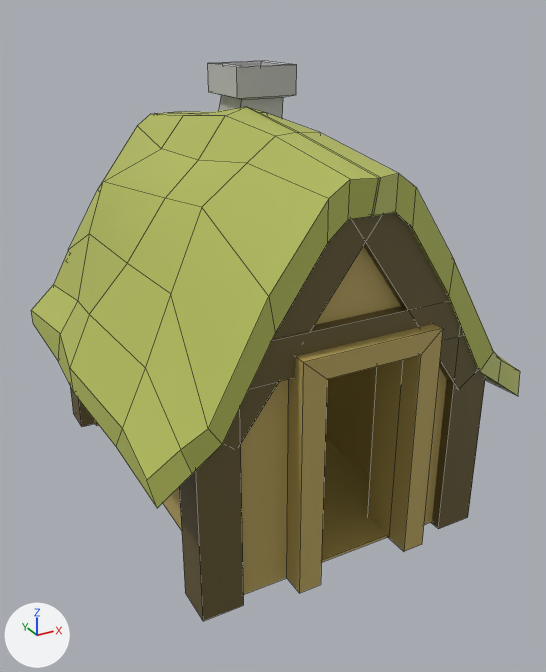
What one commit did to the FBX model Assets/Meshes/House.fbx.
The view is the same before and after, from a 50 mm camera at (-0.0628, -0.1234, 0.0889) aimed at (0.0011, -0.0073, 0.0309). Lighting does not change. The marker at lower left points along +X, +Y and +Z. Mesh edges are drawn as thin lines. Where no turn or scale is listed for an object, it has been applied to the vertices. Vertices at the same position are counted once.
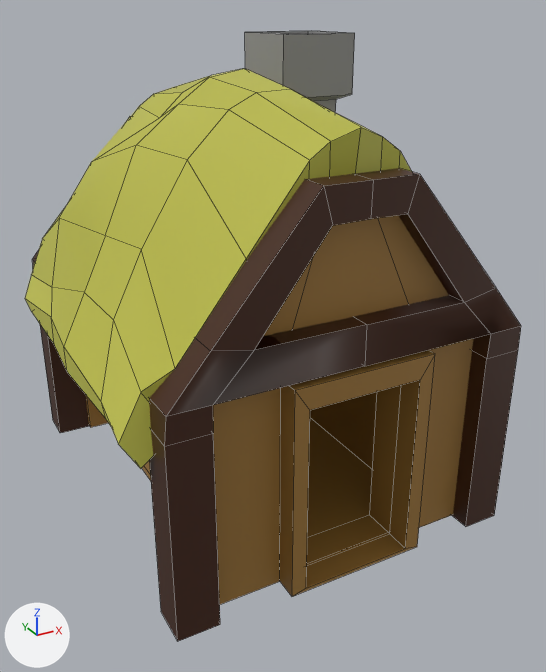
What changed in the scene script:
```text
Add img_objecttexture_png:
    img_objecttexture_png = load_image('ObjectTexture.png', '../Textures/ObjectTexture.png', 256, 256, 'sRGB')
Add mat_genericobject:
    mat_genericobject = principled_material('GenericObject')
    mat_genericobject.texture = img_objecttexture_png
Change me_mesh:
    used by ob_pcube21; location = (0.0, -0.0008, 0.0011)
    remove me_mesh.from_pydata(...)  # 328 vertices, 284 faces; spans x -0.0358..0.0358, y -0.0392..0.0392, z -0.0016..0.0767
    remove me_mesh.materials.append(mat_lambert3)  # yellow #bca65f
    remove me_mesh.materials.append(mat_lambert4)  # brown #62572f
    remove me_mesh.materials.append(mat_lambert2)  # yellow #b4bc5a
    remove me_mesh.materials.append(mat_lambert5)  # grey #bcbcbc
    add me_mesh.from_pydata(...)  # 301 vertices, 282 faces; spans x -0.0368..0.0368, y -0.039..0.039, z -0.001..0.083
    me_mesh part 1: the loose piece of 24 vertices spanning x 0.0046..0.018, y 0.0145..0.0278, z 0.0552..0.0767 is scaled about its middle by (1.24, 1.24, 2.07), then moved by (0.0121, 0.0003, -0.0052), in mat_genericobject (picture img_objecttexture_png)
    me_mesh part 2: the loose piece of 70 vertices spanning x -0.0002..0.0358, y -0.0388..0.0392, z 0.0217..0.0711 is rebuilt with 97 vertices and now spans x -0.0368..0.0368, y -0.0345..0.0351, z 0.0269..0.0782, in mat_genericobject (picture img_objecttexture_png)
    me_mesh part 3: the loose piece of 48 vertices spanning x -0.0252..0.0252, y -0.0392..-0.0282, z -0.0013..0.0624 is rebuilt with 48 vertices and now spans x -0.0255..0.0278, y -0.039..-0.028, z -0.0007..0.0631, in mat_genericobject (picture img_objecttexture_png)
    me_mesh part 4: the loose piece of 12 vertices spanning x -0.0252..0.0252, y 0.0299..0.0368, z -0.0013..0.0624 is rebuilt with 12 vertices and now spans x -0.0255..0.0278, y 0.0302..0.0371, z -0.0007..0.0631, in mat_genericobject (picture img_objecttexture_png)
    me_mesh part 5: a new loose piece of 48 vertices spanning x -0.0321..0.0328, y -0.0388..-0.0311, z -0.001..0.0664, in mat_genericobject (picture img_objecttexture_png)
    me_mesh part 6: a new loose piece of 48 vertices spanning x -0.0321..0.0328, y 0.0313..0.039, z -0.001..0.0664, in mat_genericobject (picture img_objecttexture_png)
    me_mesh part 7: a new loose piece of 24 vertices spanning x -0.0209..0.0231, y -0.0342..0.0353, z -0.0008..0.0356, in mat_genericobject (picture img_objecttexture_png)
    me_mesh part 8
    174 vertices are removed from x -0.0358..0.0273, y -0.0388..0.0392, z -0.0016..0.0711
    142 faces are deleted
    add me_mesh.materials.append(mat_genericobject)  # picture img_objecttexture_png
Change ob_pcube21:
    ob_pcube21.location: (0.0, -0.0008, 0.0011) -> (-0.0012, -0.001, 0.0005)
```

What differs and where, as boxes [x1, y1, x2, y2] in the pictures (546 x 672 px; the box of a moved part takes in the faces that stretch with it):
'pCube21', reshaped, moved (9% taller)
    before: [31, 61, 520, 621]
    after: [25, 31, 521, 641]
part 1 of me_mesh, moved or reshaped
    before: [208, 61, 297, 118]
    after: [245, 31, 355, 112]
part 2 of me_mesh, rebuilt
    before: [170, 109, 520, 396]
    after: [25, 68, 412, 469]
part 3 of me_mesh, rebuilt
    before: [240, 246, 446, 595]
    after: [213, 215, 473, 604]
part 4 of me_mesh, rebuilt
    before: [94, 420, 98, 426]
    after: [86, 395, 108, 427]
part 5 of me_mesh, added (brown)
    after: [149, 168, 521, 641]
part 6 of me_mesh, added (brown)
    after: [32, 117, 130, 433]
part 7 of me_mesh, added (brown)
    after: [142, 392, 389, 565]
part 8 of me_mesh, deleted (yellow)
    before: [31, 107, 486, 621]
